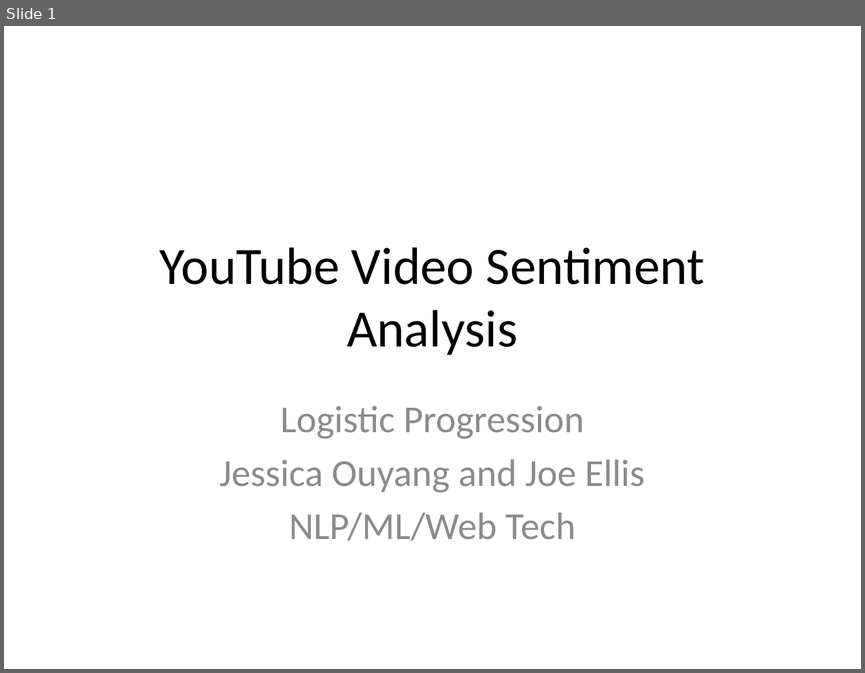
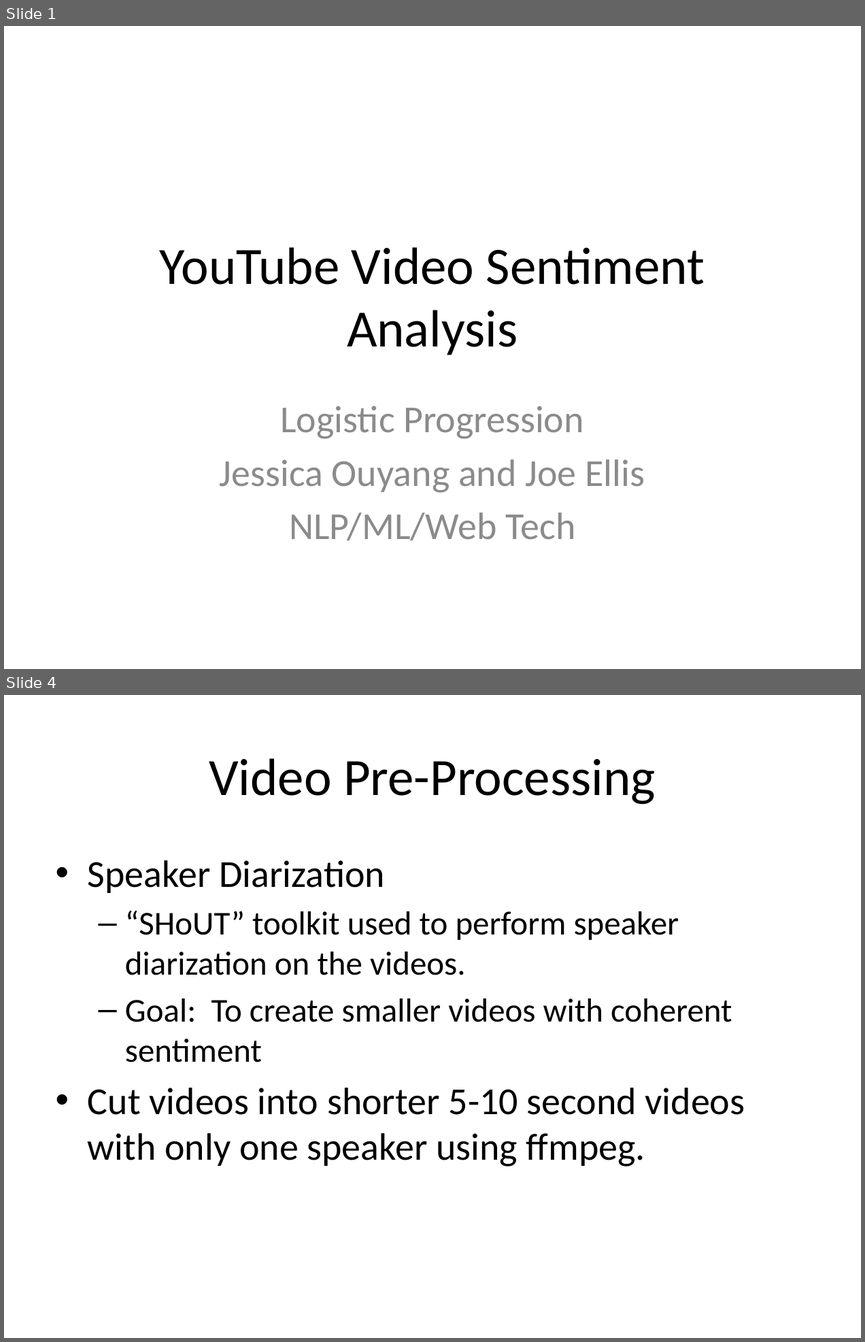
Before and after one commit to jellis505/LogisticProgression, a slide deck: Project/presentation/FinalPres.pptx. Shown one above the other, each under a label of ours: slide 1 before the commit, slides 1 and 4 after it; the slides between them are not shown. The pictures are 865x673 and 865x1342 pixels, drawn with LibreOffice and Linux fonts; fonts in the diff are those of the drawing. Boxes give left, top, right and bottom in pixels: in the first picture for what was removed or moved away, otherwise in the second. Text is boxed around its words. In the diff, an @@ line names an element or a change of style, - is before the commit and + after.

Commit message:
Added the presentation but still need to add video files

```diff
--- a/Project/presentation/FinalPres.pptx
+++ b/Project/presentation/FinalPres.pptx
@@ slide 4 added at [4, 695, 861, 1338], background #FFFFFF @@
@@ title added at [209, 758, 655, 804], 44 pt, text #000000 @@
+Video Pre-Processing
@@ text added at [88, 860, 745, 1166], 28 pt, text #000000 @@
+• Speaker Diarization
+  – “SHoUT” toolkit used to perform speaker diarization on the videos.
+  – Goal: To create smaller videos with coherent sentiment
+• Cut videos into shorter 5-10 second videos with only one speaker using ffmpeg.
```
Also in this commit, not shown: 7 other slides added.
